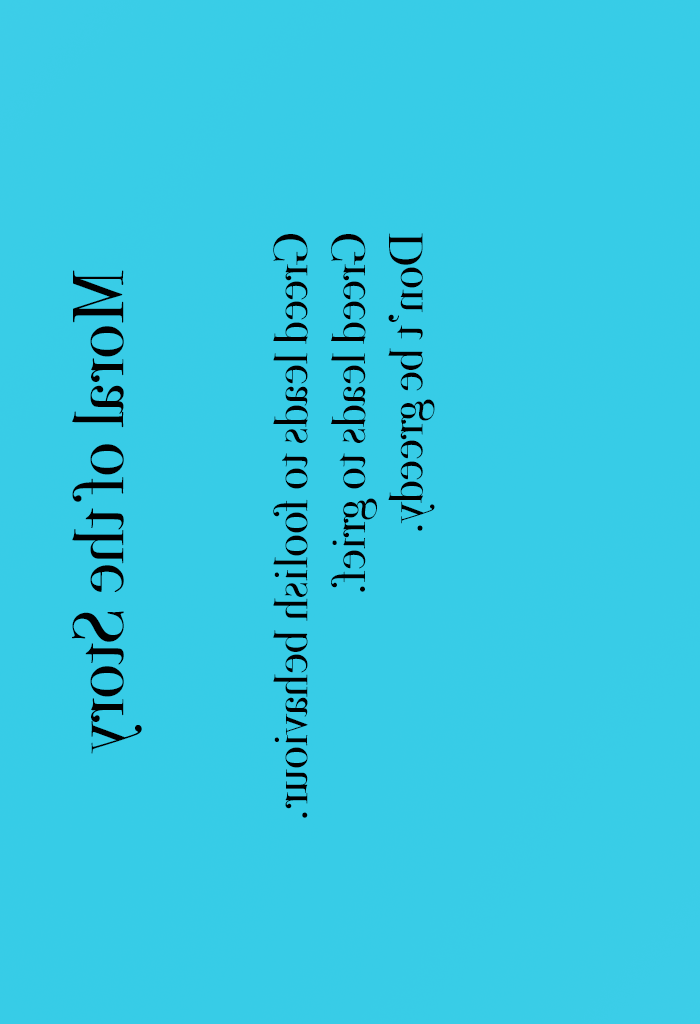
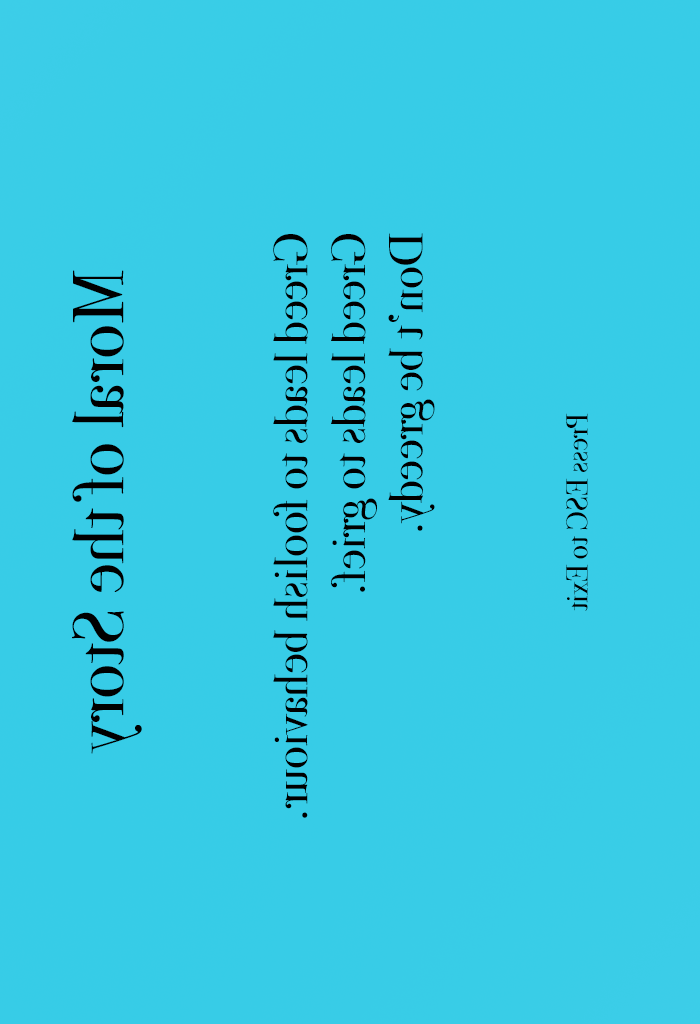
The second 700x1024 image is a revision of the first. Changes to its layers:
added layer "Press ESC to Exit" above "Layer 1" over (566, 413, 588, 611)
